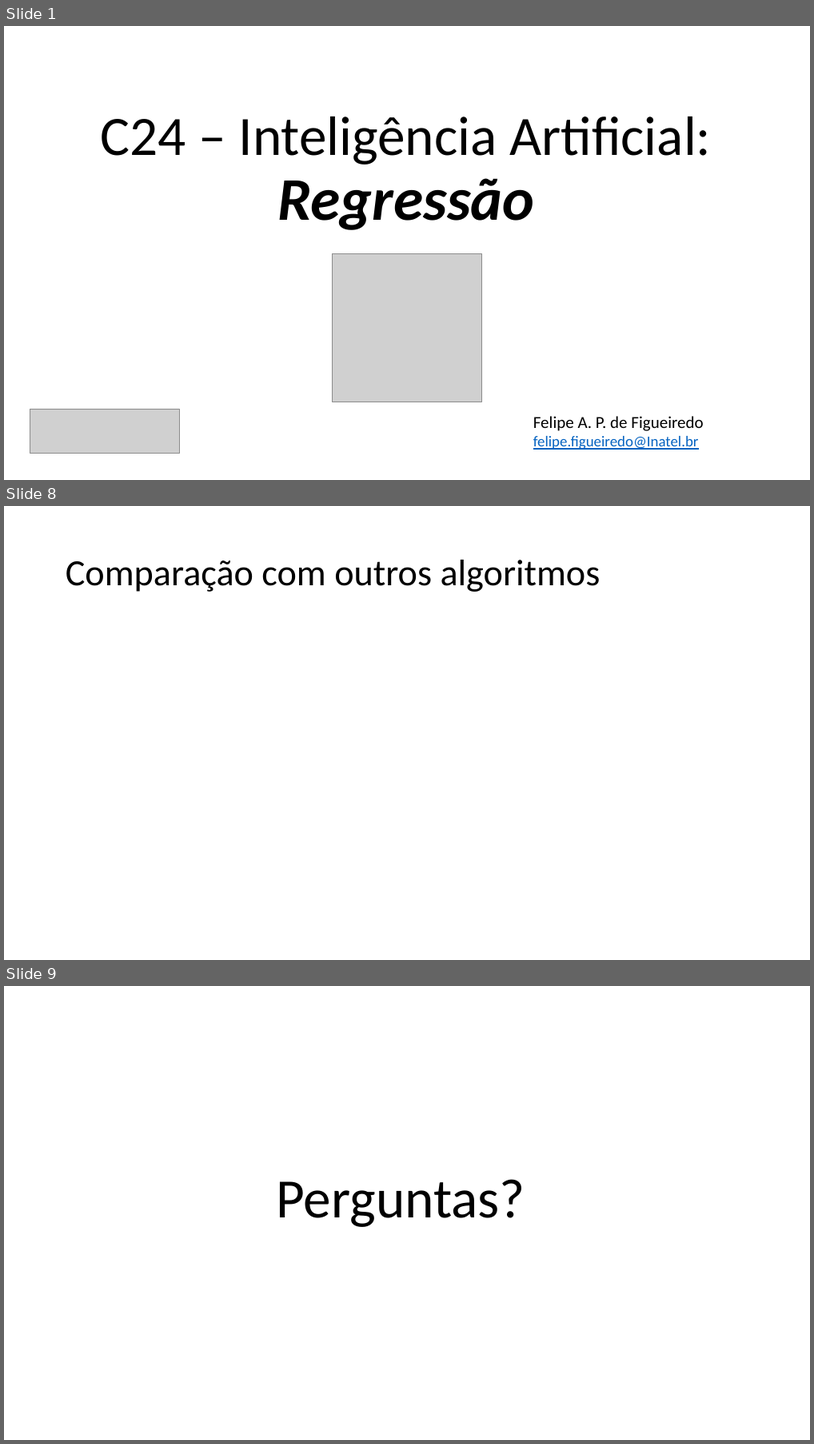
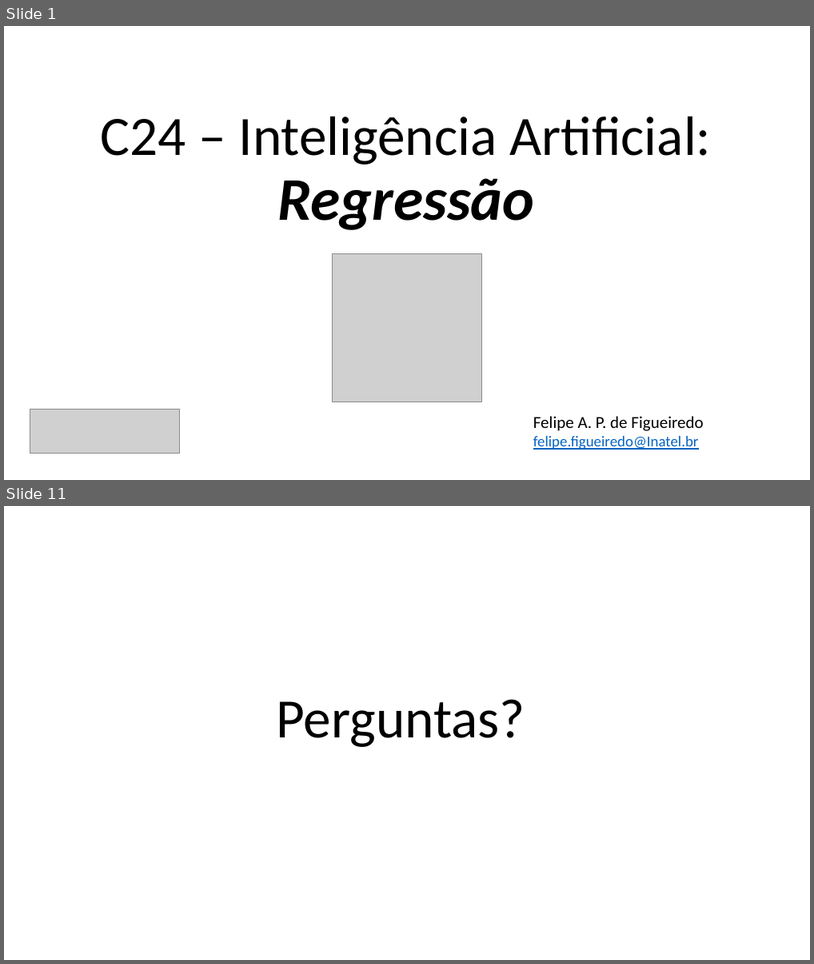
Before and after one commit to zz4fap/c24_inteligencia_artificial, a slide deck: slides/C24_Regressão.pptx. Shown one above the other, each under a label of ours: slides 1, 8 and 9 before the commit, slides 1 and 11 after it; the slides between them are not shown. The pictures are 814x1444 and 814x964 pixels, drawn with LibreOffice and Linux fonts; fonts in the diff are those of the drawing; grey boxes stand for pictures. Boxes give left, top, right and bottom in pixels: in the first picture for what was removed or moved away, otherwise in the second. Text is boxed around its words. In the diff, an @@ line names an element or a change of style, - is before the commit and + after.

```diff
--- a/slides/C24_Regressão.pptx
+++ b/slides/C24_Regressão.pptx
@@ slide 8 removed at (4, 506, 810, 960), background #FFFFFF @@
@@ title removed at (66, 560, 601, 592) @@
-Comparação com outros algoritmos
@@ what was slide 9 is now slide 11 @@
```
Also in this commit, not shown: 9 slides added, 6 other slides removed.
